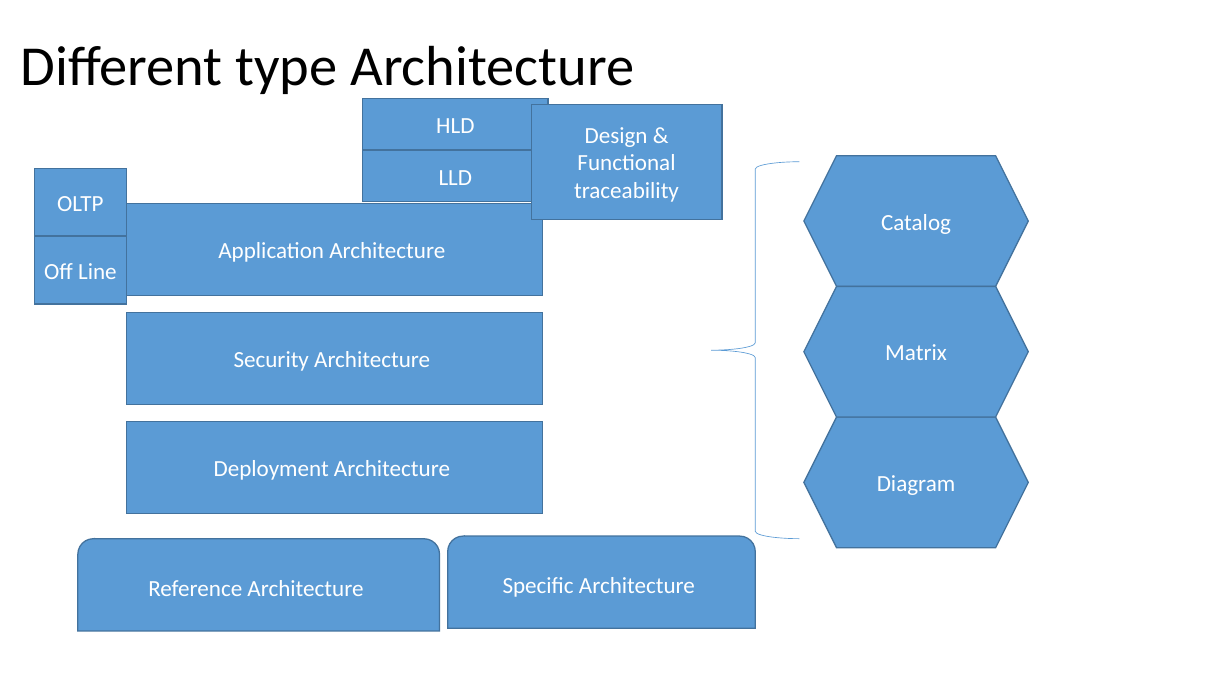
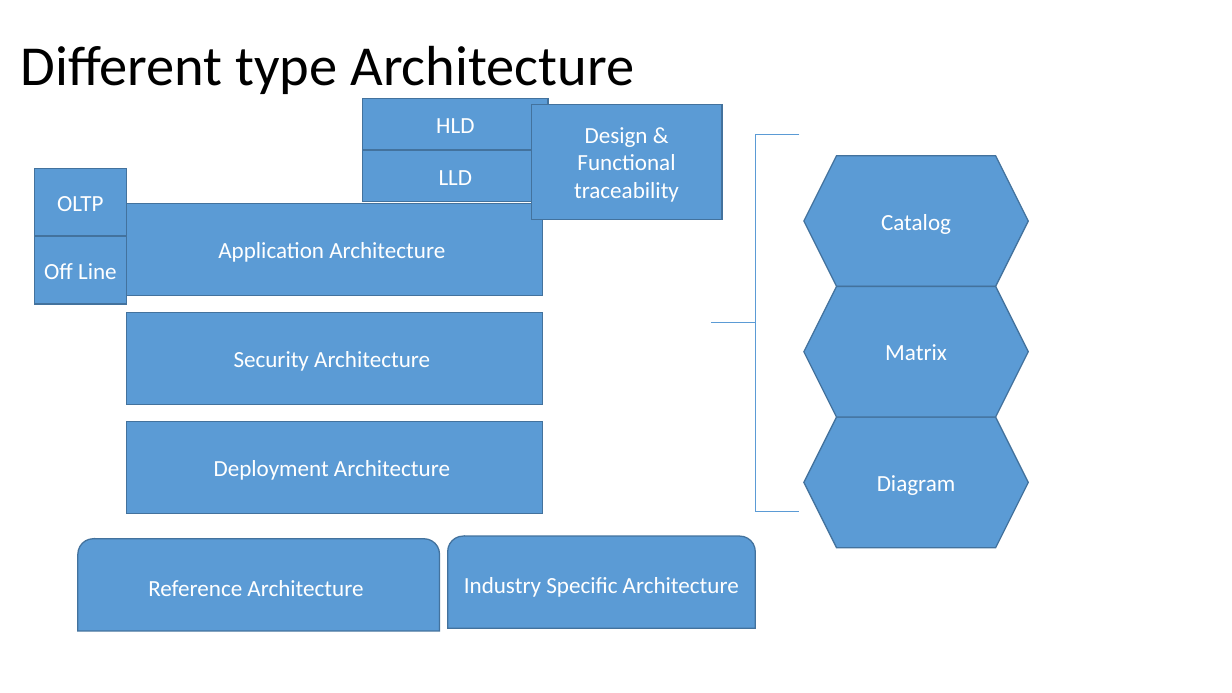
Before and after one commit to singhsiddh/sai, a slide deck: slide 5 of interview/Architecture.pptx (slide 4 before the commit). Drawn at 1232x693 pixels with LibreOffice and Linux fonts; fonts in the diff are those of the drawing. Boxes give left, top, right and bottom in pixels: in the first picture for what was removed or moved away, otherwise in the second. Text is boxed around its words. In the diff, an @@ line names an element or a change of style, - is before the commit and + after.

Commit message:
Updating slide about more details about ref architecture then explian Togaf way

```diff
--- a/interview/Architecture.pptx
+++ b/interview/Architecture.pptx
@@ right brace: place and size @@
-right brace at box(712, 162, 800, 539)
+right brace at box(712, 134, 800, 511)
@@ right brace at box(712, 134, 800, 511): proportions changed @@
@@ text in round same rect at box(464, 577, 739, 597): text changed @@
-Specific Architecture
+Industry Specific Architecture
```
Also in this commit, not shown: 2 other slides changed, 9 slides added.
